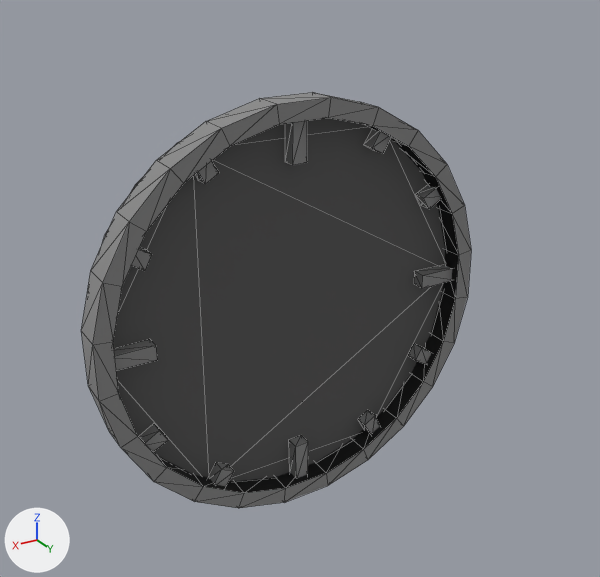
A saved change to the glTF model models/lobby/time_panel.glb.
Both versions are drawn from a 50 mm camera at (0.519, 0.877, 0.469) aimed at (-0.017, -0.016, 0.022). Lighting does not change. The marker at lower left points along +X, +Y and +Z. Mesh edges are drawn as thin lines. Where no turn or scale is listed for an object, it has been applied to the vertices. Vertices at the same position are counted once.

Before the edit, the objects in view are built like this:
```python
me_cylinder_004 = bpy.data.meshes.new('Cylinder.004')
me_cylinder_004.from_pydata(...)  # 240 vertices, 428 faces; spans x -0.285..0.285, y -0.048..0.027, z -0.285..0.285
me_cylinder_004.materials.append(mat_atlassolid)  # picture img_genesis_tx
ob_clock_panel = bpy.data.objects.new('clock_panel', me_cylinder_004)
ob_clock_panel.location = (0.0, 0.0, 0.0)
```
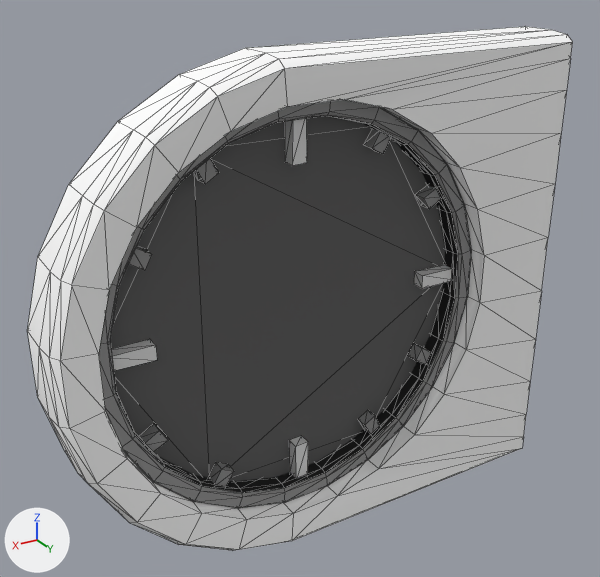
Commit message: remaining time display added

Location of each change, (x1, y1, x2, y2) in pixels of the pictures (600 x 577 px):
'clock_panel', reshaped (40% wider, 26% taller): before (81, 92, 471, 508); after (27, 26, 573, 550)
part 1 of me_cylinder_004, added: after (27, 26, 573, 550)
part 2 of me_cylinder_004, built on: before (93, 98, 471, 508); after (99, 100, 471, 508)
part 3 of me_cylinder_004, surface changed: (114, 121, 452, 478) in both

The edits, one by one:
me_cylinder_004 is used by ob_clock_panel; location (0.0, 0.0, 0.0).
me_cylinder_004 had 240 vertices, 428 faces and spanned x -0.285..0.285, y -0.048..0.027, z -0.285..0.285.
me_cylinder_004 now has 456 vertices, 812 faces and spans x -0.408..0.342, y -0.048..0.057, z -0.342..0.342.
me_cylinder_004 part 1: a new loose piece of 168 vertices spanning x -0.408..0.342, y -0.033..0.057, z -0.342..0.342, in mat_atlassolid (picture img_genesis_tx).
Part 2, on me_cylinder_004:
24 vertices are removed from x -0.261..0.261, y 0.027, z -0.261..0.261.
96 faces are deleted.
48 vertices are added at x -0.267..0.267, y 0.023..0.027, z -0.267..0.267.
24 new vertices lie (0.0, 0.03, 0.0) away from vertices in x -0.261..0.261, y -0.015, z -0.261..0.261.
192 new faces join them.
me_cylinder_004 part 3: 48 kept faces spanning x -0.266..0.266, y -0.004..0.015, z -0.266..0.266 get new texture (UV) coordinates.
